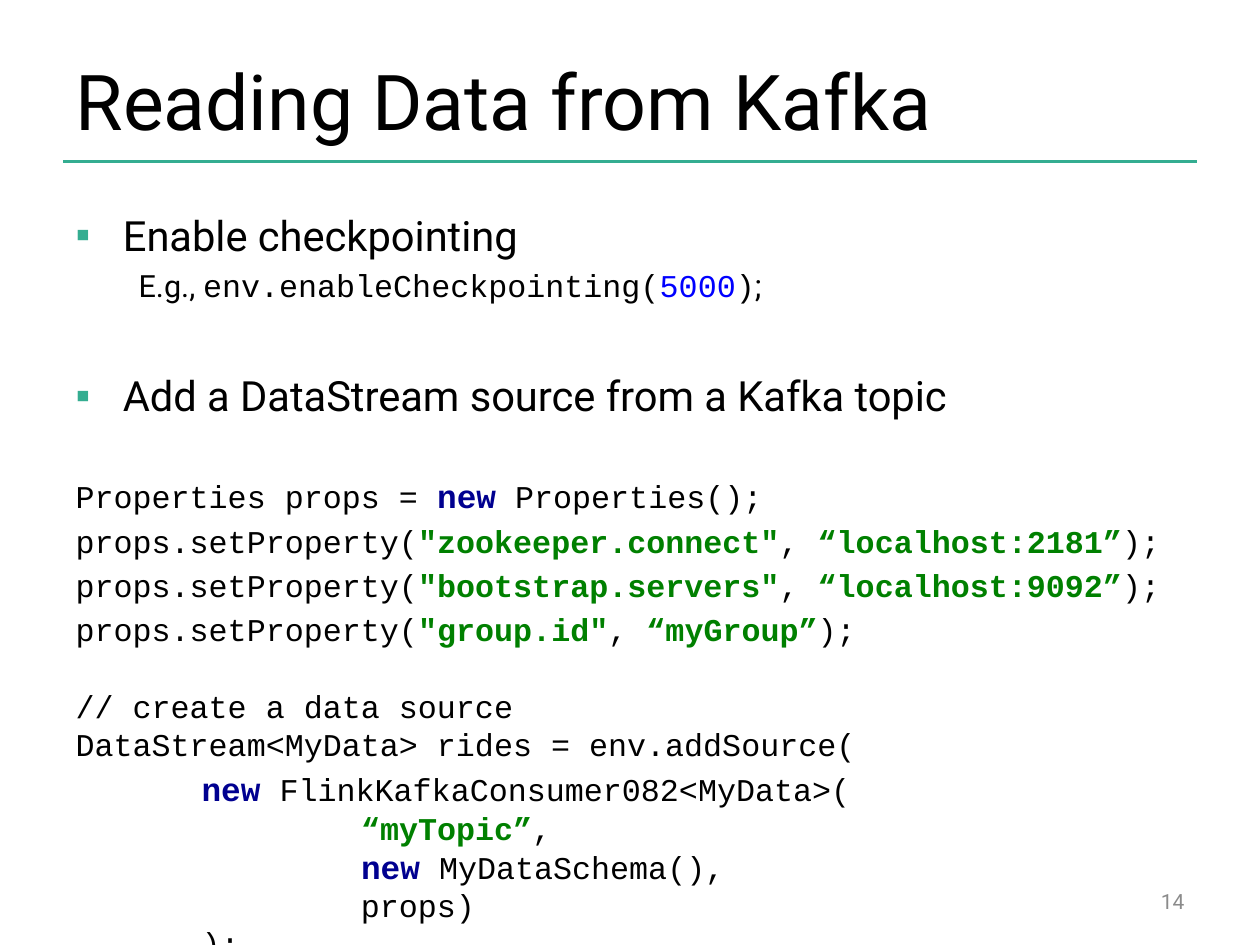
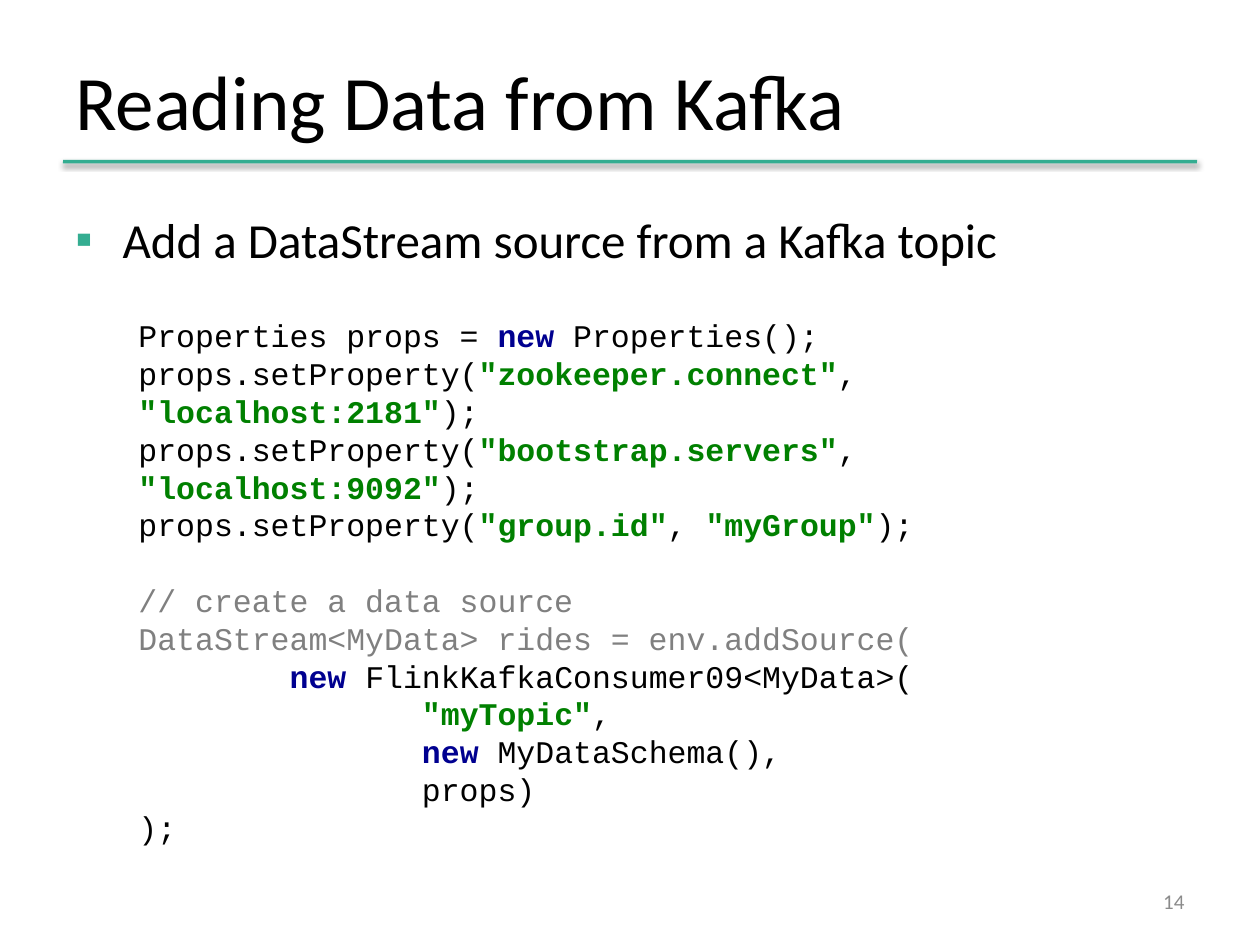
Before and after one commit to dataArtisans/flink-training-web, a slide deck: slide 14 of slides/flink_stream_connectors.pptx. Drawn at 1260x945 pixels with LibreOffice and Linux fonts; fonts in the diff are those of the drawing; background and template pictures are left out. Boxes give left, top, right and bottom in pixels: in the first picture for what was removed or moved away, otherwise in the second. Text is boxed around its words. In the diff, an @@ line names an element or a change of style, - is before the commit and + after.

Commit message:
Updated streaming slides for restructured training

```diff
--- a/slides/flink_stream_connectors.pptx
+++ b/slides/flink_stream_connectors.pptx
@@ text "Reading Data from Kafka" at <box>75,75,844,144</box>: font Roboto to Calibri @@
@@ text at <box>123,219,762,304</box>: paragraphs removed @@
-▪ Enable checkpointing
-  E.g., env.enableCheckpointing(5000);
@@ text at <box>123,223,997,354</box>: size 23.8 to 28 pt, font Roboto to Calibri in "Add a DataStream source from a Kafka ..."; size 18.1 to 18 pt in "Properties props = Properties();"; size 18.8 to 18 pt in "new"; indent changed; more space between paragraphs; less space between paragraphs @@
@@ text at <box>138,363,914,808</box>: text changed; size 18.1 to 18 pt @@
-props.setProperty("zookeeper.connect", “localhost:2181”);
-props.setProperty("bootstrap.servers", “localhost:9092”);
-props.setProperty("group.id", “myGroup”);
-// create a data source
-DataStream<MyData> rides = env.addSource(
-new FlinkKafkaConsumer082<MyData>(
-“myTopic”,
-new MyDataSchema(),
-props)
-);
+props.setProperty("zookeeper.connect", "localhost:2181");
+props.setProperty("bootstrap.servers", "localhost:9092");
+props.setProperty("group.id", "myGroup");
+// create a data source
+DataStream<MyData> rides = env.addSource(
+new FlinkKafkaConsumer09<MyData>(
+"myTopic",
+new MyDataSchema(),
+props)
+);
@@ page number at <box>1163,895,1184,909</box>: font Roboto to Calibri, text colour #8C8C8C to #8B8B8B @@
```
Also in this commit, not shown: 10 other slides changed, 13 slides added, 5 slides removed, 4 other files.
